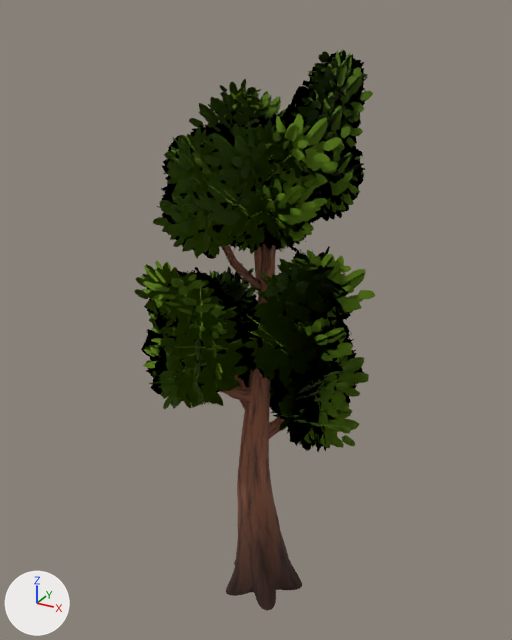
What one commit did to the glTF model assets/nature/CommonTree_3.gltf.
Rendered twice from a 50 mm lens placed at (4.77, -8.92, 9.44), pointed at (-0.17, 0.06, 4.94). Every picture has the same lights, and +X, +Y and +Z are marked at lower left. The older version comes first. Vertices at exactly the same position are counted once.

Objects in the first picture: 'CommonTree_3'.
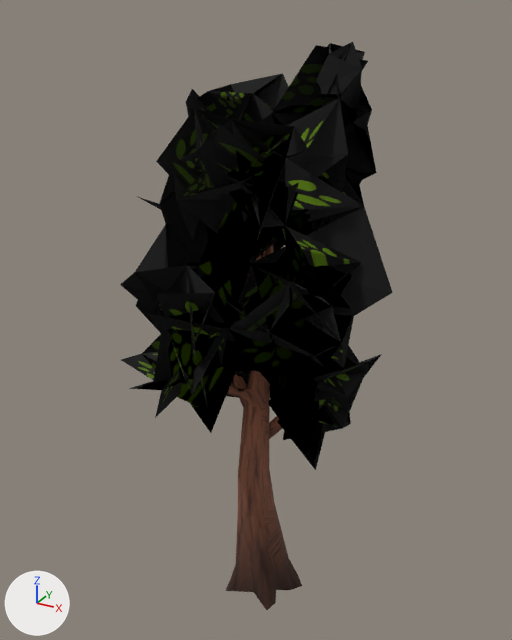
Where the change shows, as pixel boxes (x1, y1, x2, y2) in the pictures (512 x 640 px):
'CommonTree_3', recoloured, reshaped
    before: (134, 50, 375, 611)
    after: (120, 42, 393, 610)
part 1 of me_tree_025, deleted (green)
    before: (136, 50, 369, 451)
part 2 of me_tree_025, deleted
    before: (134, 51, 375, 611)
part 3 of me_tree_025, surface changed
    before: (255, 248, 280, 589)
    after: (255, 256, 280, 589)

The change, as a list of edits to the scene's bpy script:
```text
Change mat_leaves_normaltree:
    remove # nodes: BsdfPrincipled, Math x3, Mix, OutputMaterial, TexImage, VertexColor
    nodes: BsdfPrincipled, OutputMaterial, TexImage
Change me_tree_025:
    used by ob_commontree_3; location = (0.0, 0.0, 0.0)
    remove me_tree_025.from_pydata(...)  # 4512 vertices, 3505 faces; spans x -1.99..2.08, y -2.18..2.06, z -0.24..9.18
    add me_tree_025.from_pydata(...)  # 396 vertices, 1516 faces; spans x -1.96..2.08, y -2.18..2.06, z -0.24..9.05
    me_tree_025 part 1: 706 loose pieces with 2824 vertices, spanning x -1.99..1.95, y -2.16..2.06, z 2.58..9.18, are deleted
    me_tree_025 part 2: 1292 vertices removed from x -1.83..1.93, y -2.08..1.8, z -0.24..9.18
    me_tree_025 part 3: 8 kept faces spanning x -0.53..0.81, y -0.5..0.63, z -0.24..6.82 get new texture (UV) coordinates
```
